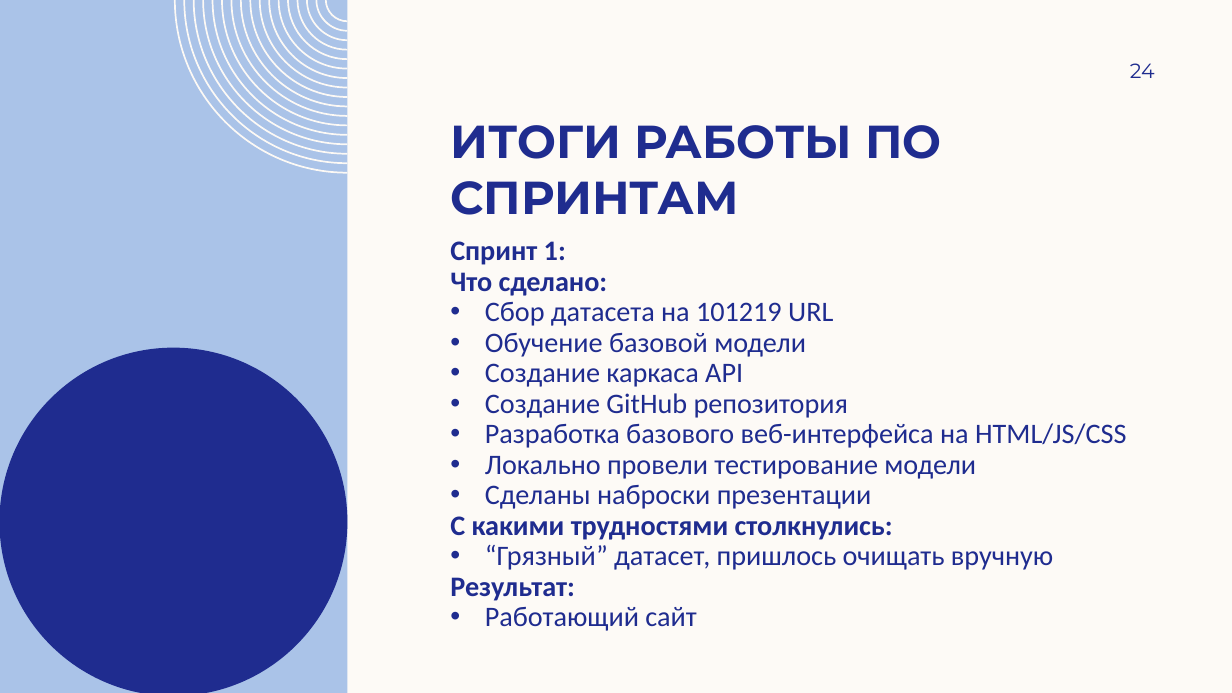
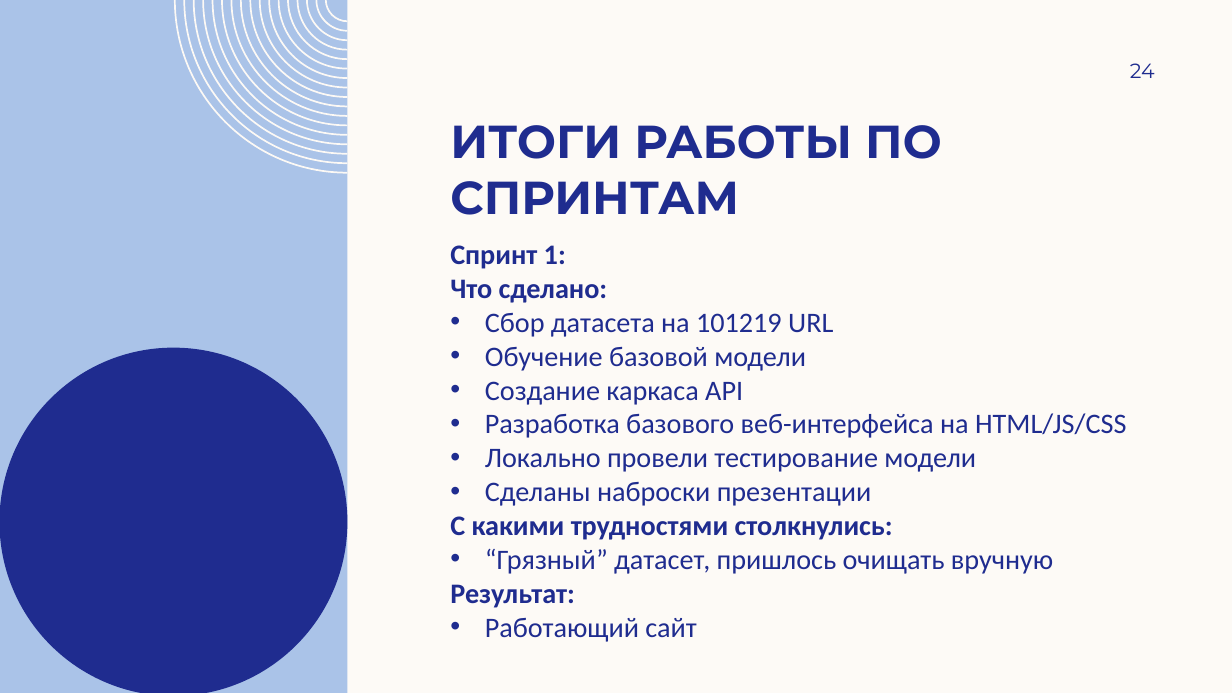
Before and after one commit to andreyilych/cs2valvesoftware, a slide deck: slide 24 of анализатор подозрительности доменных имен (DNS).pptx. Drawn at 1232x693 pixels with LibreOffice and Linux fonts; fonts in the diff are those of the drawing; background and template pictures are left out. Boxes give left, top, right and bottom in pixels: in the first picture for what was removed or moved away, otherwise in the second. Text is boxed around its words. In the diff, an @@ line names an element or a change of style, - is before the commit and + after.

```diff
--- a/анализатор подозрительности доменных имен (DNS).pptx
+++ b/анализатор подозрительности доменных имен (DNS).pptx
@@ text "Спринт 1:" at (450, 245, 1126, 642): line spacing 0.9 to 1 @@
@@ text at (485, 393, 848, 418): paragraph removed @@
-• Создание GitHub репозитория
```
Also in this commit, not shown: 4 other slides changed.
